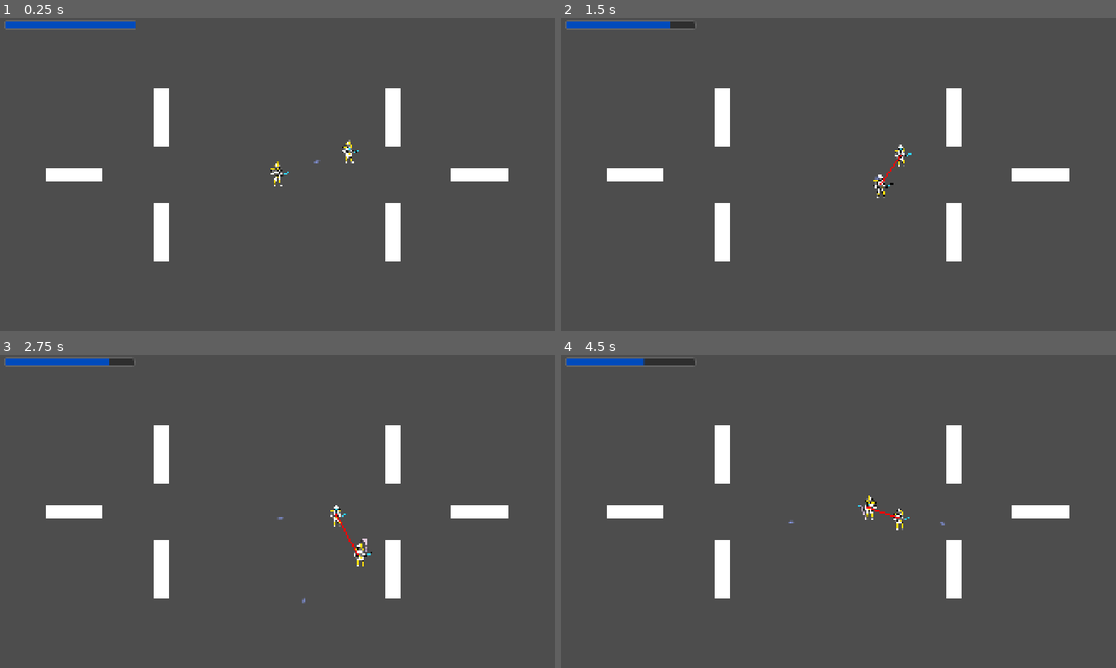
Above: before the commit, frames 1-4 (two rows, left to right).
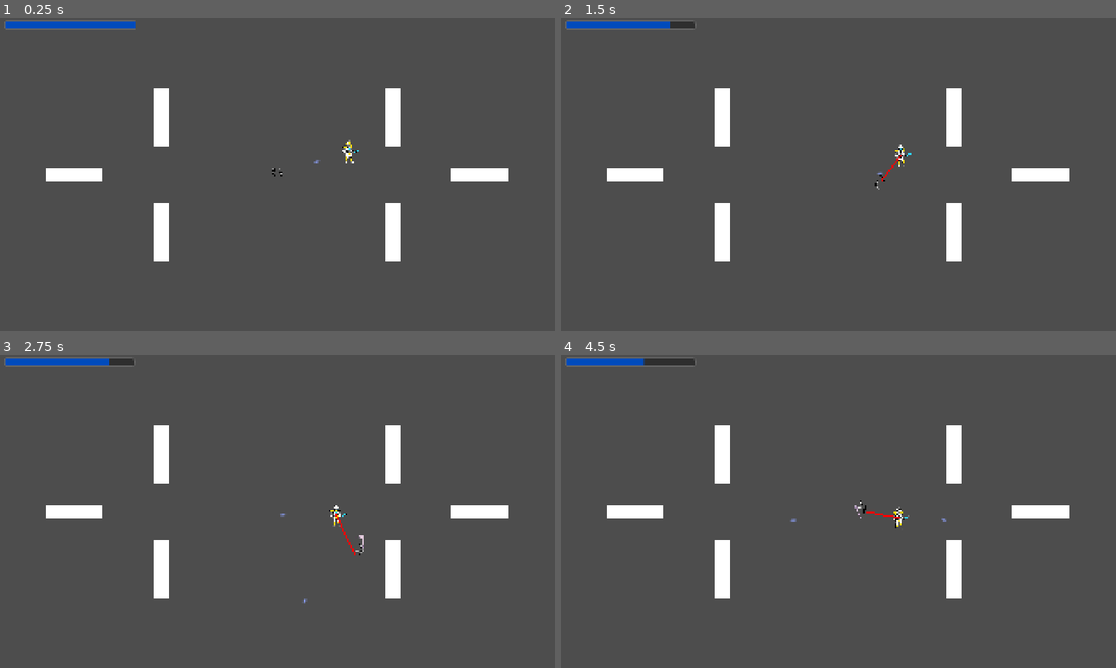
Above: after the commit, the same moments.

Repository: Thechi2000/ogj-2025
Game: Godot game, scene res://nodes/levels/level1/level1.tscn
The game is run twice, just before and just after one commit, with the same random seed, the same clock (stepped at 60 frames per second) and the same inputs. The engine's default icon, where the game draws it, is replaced by a stand-in: a white triangle on a blue panel in a dark square.
Inputs (mouse positions are in pixels of both pictures, inside the frame that each line leads up to):
- Up to frame 1 (0.25 s): no input
- Up to frame 2 (1.5 s): move the mouse to (960, 158) at 0.52 s; hold D (move_right) 0.53-1.28 s; tap R (use_body_module) at 0.6 s; move the mouse to (727, 190) at 1.27 s; hold S (move_down) from 1.28 s (still down); click (727, 190) at 1.35 s
- Up to frame 3 (2.75 s): move the mouse to (333, 442) at 2.02 s; release S (move_down) at 2.03 s; hold D (move_right) from 2.03 s (still down); right-click (333, 442) at 2.1 s
- Up to frame 4 (4.5 s): move the mouse to (810, 574) at 2.77 s; release D (move_right) at 2.78 s; hold W (move_up) 2.78-3.53 s; tap R (use_body_module) at 2.85 s; move the mouse to (1005, 558) at 3.52 s; hold A (move_left) from 3.53 s (still down); click (1005, 558) at 3.6 s; move the mouse to (672, 464) at 4.27 s; right-click (672, 464) at 4.35 s

The runs differ from the first frame. In frame 1, less than 0.1% of the frame differs, in the area x 48-53%, y 45-54%; in frame 2, 0.1%; in frame 3, 0.2%; in frame 4, 0.3%, in the area x 40-70%, y 44-56%.

Commit message:
feat: add module rendering

Diff:
--- a/nodes/modules/base_module.gd
+++ b/nodes/modules/base_module.gd
@@ -1,17 +1,17 @@
 class_name Module
 extends Node2D
 
-func bind(_player: Player):
-	pass
+@export var leftSprite : Node2D
+@export var rightSprite : Node2D
+
+func bind(_player: Player, is_left_module: bool):
+	if leftSprite:
+		leftSprite.visible = is_left_module
+	if rightSprite:
+		rightSprite.visible = not is_left_module
 
 func unbind():
 	pass
 
-func get_sprite_frames() -> SpriteFrames:
-	return null
-
-func get_sprite_attach_point() -> Vector2:
-	return Vector2.ZERO
-
 func use():
 	pass
--- a/nodes/modules/gun/gun.tscn
+++ b/nodes/modules/gun/gun.tscn
@@ -1,8 +1,24 @@
-[gd_scene load_steps=2 format=3 uid="uid://bc1t0mbemebpa"]
+[gd_scene load_steps=4 format=3 uid="uid://bc1t0mbemebpa"]
 
 [ext_resource type="Script" uid="uid://bv1l3leig3xku" path="res://nodes/modules/gun/gun.gd" id="1_opwvb"]
+[ext_resource type="Texture2D" uid="uid://cvodvswba1gvo" path="res://arts/tests/player_pixel/left_arm.png" id="2_pfpc1"]
+[ext_resource type="Texture2D" uid="uid://c7q2w3f30bf36" path="res://arts/tests/player_pixel/right_arm.png" id="3_4m6ve"]
 
-[node name="Gun" type="Node2D"]
+[node name="Gun" type="Node2D" node_paths=PackedStringArray("leftSprite", "rightSprite")]
 script = ExtResource("1_opwvb")
 collision_layer = 2
 collision_mask = 9
+leftSprite = NodePath("LeftArm")
+rightSprite = NodePath("RightArm")
+
+[node name="LeftArm" type="Sprite2D" parent="."]
+visible = false
+texture_filter = 1
+texture = ExtResource("2_pfpc1")
+offset = Vector2(5, 12)
+
+[node name="RightArm" type="Sprite2D" parent="."]
+visible = false
+texture_filter = 1
+texture = ExtResource("3_4m6ve")
+offset = Vector2(-1, 10)
--- a/nodes/modules/sword/sword.gd
+++ b/nodes/modules/sword/sword.gd
@@ -8,12 +8,12 @@
 	return 1
 
 func _ready():
-	hide()
+	$AnimatedSprite2D.hide()
 
 func _use():
+	$AnimatedSprite2D.show()
 	$AnimatedSprite2D.play()
 	$WindupTimer.start()
-	show()
 
 func _on_body_entered(body: Node2D) -> void:
 	if _active and body.has_method("update_health"):
@@ -21,7 +21,7 @@
 
 func _on_active_timer_timeout() -> void:
 	$AnimatedSprite2D.stop()
-	hide()
+	$AnimatedSprite2D.hide()
 	_active = false
 
 func _on_windup_timer_timeout() -> void:
--- a/nodes/modules/sword/sword.tscn
+++ b/nodes/modules/sword/sword.tscn
@@ -1,7 +1,9 @@
-[gd_scene load_steps=9 format=3 uid="uid://cxb64hql8b5qy"]
+[gd_scene load_steps=11 format=3 uid="uid://cxb64hql8b5qy"]
 
 [ext_resource type="Script" uid="uid://cuwortfqb4yqy" path="res://nodes/modules/sword/sword.gd" id="1_q0ep5"]
+[ext_resource type="Texture2D" uid="uid://cvodvswba1gvo" path="res://arts/tests/player_pixel/left_arm.png" id="3_6i8tx"]
 [ext_resource type="Texture2D" uid="uid://cql5xlwhb5kig" path="res://arts/slash.png" id="3_i2kl5"]
+[ext_resource type="Texture2D" uid="uid://c7q2w3f30bf36" path="res://arts/tests/player_pixel/right_arm.png" id="4_m1ral"]
 
 [sub_resource type="CapsuleShape2D" id="CapsuleShape2D_6i8tx"]
 radius = 26.0
@@ -43,10 +45,12 @@
 "speed": 4.0
 }]
 
-[node name="Area2D" type="Area2D"]
+[node name="Sword" type="Area2D" node_paths=PackedStringArray("leftSprite", "rightSprite")]
 collision_layer = 2
 collision_mask = 8
 script = ExtResource("1_q0ep5")
+leftSprite = NodePath("LeftArm")
+rightSprite = NodePath("RightArm")
 
 [node name="CollisionShape2D" type="CollisionShape2D" parent="."]
 position = Vector2(32, 0)
@@ -57,6 +61,7 @@
 one_shot = true
 
 [node name="AnimatedSprite2D" type="AnimatedSprite2D" parent="."]
+texture_filter = 1
 position = Vector2(32.9375, 6.27744)
 scale = Vector2(0.369774, 0.369773)
 sprite_frames = SubResource("SpriteFrames_xdiau")
@@ -65,6 +70,18 @@
 wait_time = 0.25
 one_shot = true
 
+[node name="LeftArm" type="Sprite2D" parent="."]
+visible = false
+texture_filter = 1
+texture = ExtResource("3_6i8tx")
+offset = Vector2(5, 12)
+
+[node name="RightArm" type="Sprite2D" parent="."]
+visible = false
+texture_filter = 1
+texture = ExtResource("4_m1ral")
+offset = Vector2(-1, 10)
+
 [connection signal="body_entered" from="." to="." method="_on_body_entered"]
 [connection signal="timeout" from="ActiveTimer" to="." method="_on_active_timer_timeout"]
 [connection signal="timeout" from="WindupTimer" to="." method="_on_windup_timer_timeout"]
--- a/nodes/player/player.gd
+++ b/nodes/player/player.gd
@@ -4,7 +4,14 @@
 @export var speed = 200 # How fast the player will move (pixels/sec).
 @onready var hud: HUD = $HUD
 
-var modules: Dictionary
+var modules: Dictionary[ModuleSlot, Module]
+@onready var module_positions: Dictionary[ModuleSlot, Node2D] = {
+	ModuleSlot.LeftArm: $LeftArm,
+	ModuleSlot.RightArm: $RightArm,
+	ModuleSlot.LeftLeg: $LeftLeg,
+	ModuleSlot.RightLeg: $RightLeg,
+	ModuleSlot.Body: $Body,
+}
 
 var max_health = 100
 var health = 100
@@ -23,12 +30,13 @@
 
 func add_module(slot: ModuleSlot, module: Module):
 	modules[slot] = module
-	add_child(module)
-	module.bind(self)
+	module_positions[slot].add_child(module)
+	module.bind(self, slot == ModuleSlot.LeftArm or slot == ModuleSlot.LeftLeg)
 
 func remove_module(slot: ModuleSlot):
 	if modules.has(slot):
 		modules[slot].unbind()
+		modules[slot].queue_free()
 		modules.erase(slot)
 
 func _process(delta):
--- a/nodes/player/player.tscn
+++ b/nodes/player/player.tscn
@@ -22,9 +22,11 @@
 [node name="Player" type="CharacterBody2D" groups=["Player"]]
 collision_layer = 16
 collision_mask = 5
+motion_mode = 1
 script = ExtResource("1_khfle")
 
 [node name="AnimatedSprite2D" type="AnimatedSprite2D" parent="."]
+visible = false
 scale = Vector2(0.163, 0.163)
 sprite_frames = SubResource("SpriteFrames_4raw8")
 offset = Vector2(42.9448, 0)
@@ -33,3 +35,18 @@
 shape = SubResource("CapsuleShape2D_khfle")
 
 [node name="HUD" parent="." instance=ExtResource("3_fn53c")]
+
+[node name="LeftLeg" type="Marker2D" parent="."]
+position = Vector2(4, 7)
+
+[node name="RightLeg" type="Marker2D" parent="."]
+position = Vector2(-4, 7)
+
+[node name="LeftArm" type="Marker2D" parent="."]
+position = Vector2(7, -18)
+
+[node name="RightArm" type="Marker2D" parent="."]
+position = Vector2(-14, -14)
+
+[node name="Body" type="Marker2D" parent="."]
+position = Vector2(0, -9)
